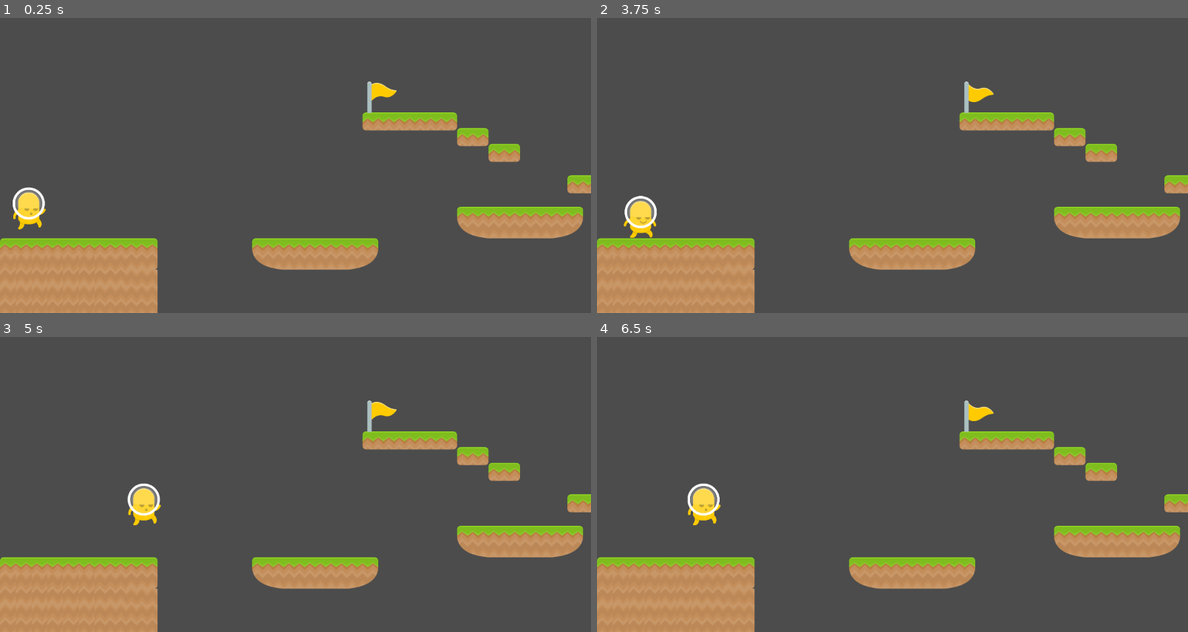
Above: before the commit, frames 1-4 (two rows, left to right).
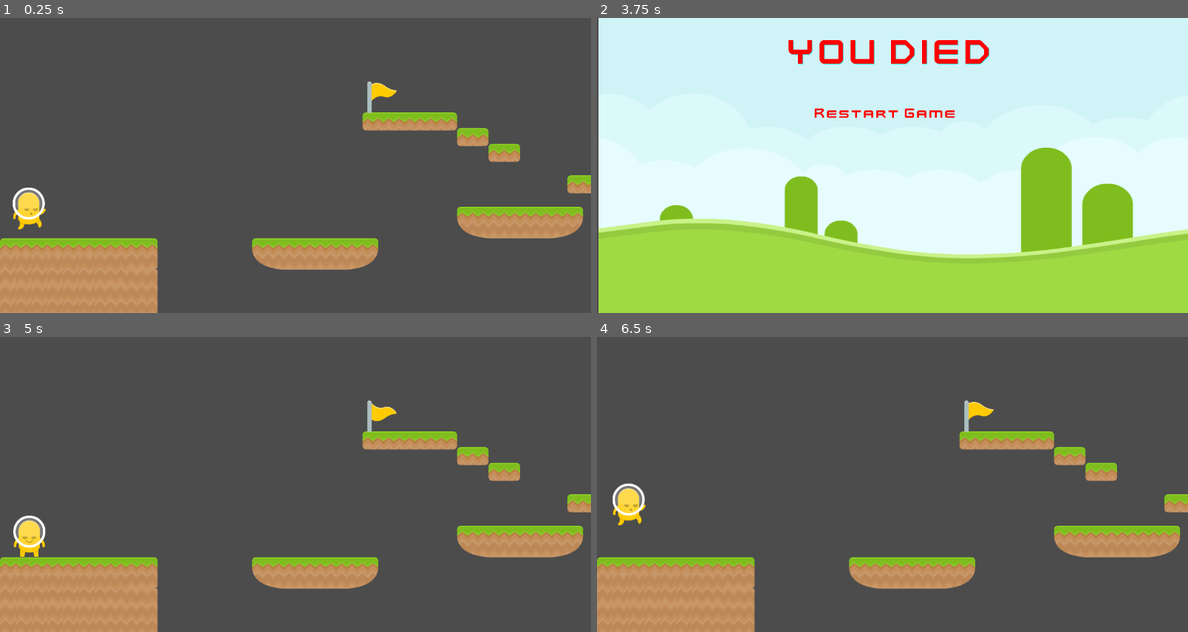
Above: after the commit, the same moments.

Repository: 44351-w21/one-screen-platformer-thomastran7
Game: Godot game, scene res://Platformer.tscn
The game is run twice, just before and just after one commit, with the same random seed, the same clock (stepped at 60 frames per second) and the same inputs.
Inputs (mouse positions are in pixels of both pictures, inside the frame that each line leads up to):
- Up to frame 1 (0.25 s): no input
- Up to frame 2 (3.75 s): hold Right (ui_right) 0.53-2.03 s; tap Space (Jump) at 0.77, 1.52, 3.02 s; hold Left (ui_left) 2.03-2.78 s; hold Right (ui_right) from 2.78 s (still down)
- Up to frame 3 (5 s): tap Space (Jump) at 3.77 s; release Right (ui_right) at 4.25 s; click (289, 431) at 4.25 s, where only the run after the commit has a clickable "Restart Game"
- Up to frame 4 (6.5 s): hold Left (ui_left) 5.03-5.78 s; tap Space (Jump) at 5.27 s; hold Right (ui_right) from 5.78 s (still down)

The runs differ from the first frame. In frame 1, less than 0.1% of the frame differs, in the area x 3-6%, y 57-70%; in frame 2, 100%, in the area x 0-100%, y 0-100%; in frame 3, 1.3%; in frame 4, 1.3%.

Commit message:
Implemented a lose screen when the player falls to their death

Diff:
--- a/Platformer.gd
+++ /dev/null
@@ -1,6 +0,0 @@
-extends Node2D
-
-
-
-func _on_Doom_body_entered(body):
-	$Player.position = $Position2D.position
--- a/Platformer.tscn
+++ b/Platformer.tscn
@@ -8,9 +8,8 @@
 script/source = "extends Node2D
 
 
-
 func _on_Doom_body_entered(body):
-	$Player.position = $Position2D.position
+	get_tree().change_scene(\"res://LoseScreen.tscn\")
 "
 
 [sub_resource type="RectangleShape2D" id=2]
@@ -43,7 +42,7 @@
 position = Vector2( 512, 0 )
 
 [node name="CollisionShape2D" type="CollisionShape2D" parent="Doom"]
-position = Vector2( 212.805, 605.442 )
+position = Vector2( 212.805, 624.13 )
 scale = Vector2( 200, 1 )
 shape = SubResource( 2 )
 
--- a/Player.gd
+++ b/Player.gd
@@ -4,7 +4,7 @@
 export var MAX_SPEED = 300
 export var ACCEL = 100
 export var FRICTION = 600
-export var JUMP = 100
+export var JUMP = 250
 
 onready var anim = $AnimatedSprite
 var velocity = Vector2.ZERO
--- a/Player.tscn
+++ b/Player.tscn
@@ -30,7 +30,10 @@
 
 [node name="Player" type="KinematicBody2D"]
 script = ExtResource( 5 )
-JUMP = 250
+GRAVITY = 210
+MAX_SPEED = 320
+ACCEL = 150
+FRICTION = 620
 
 [node name="AnimatedSprite" type="AnimatedSprite" parent="."]
 scale = Vector2( 0.5, 0.5 )
--- a/WinScreen.tscn
+++ b/WinScreen.tscn
@@ -34,10 +34,9 @@
 [node name="Win" type="Label" parent="."]
 anchor_left = 0.5
 anchor_right = 0.5
-margin_left = -659.46
-margin_top = 2.37842
-margin_right = 540.54
-margin_bottom = 140.378
+margin_left = -600.0
+margin_right = 600.0
+margin_bottom = 138.0
 custom_fonts/font = SubResource( 1 )
 custom_colors/font_color = Color( 0, 0.0627451, 1, 1 )
 custom_colors/font_outline_modulate = Color( 0.0509804, 0.996078, 0.905882, 1 )
Not shown, changed: docs/index.pck
